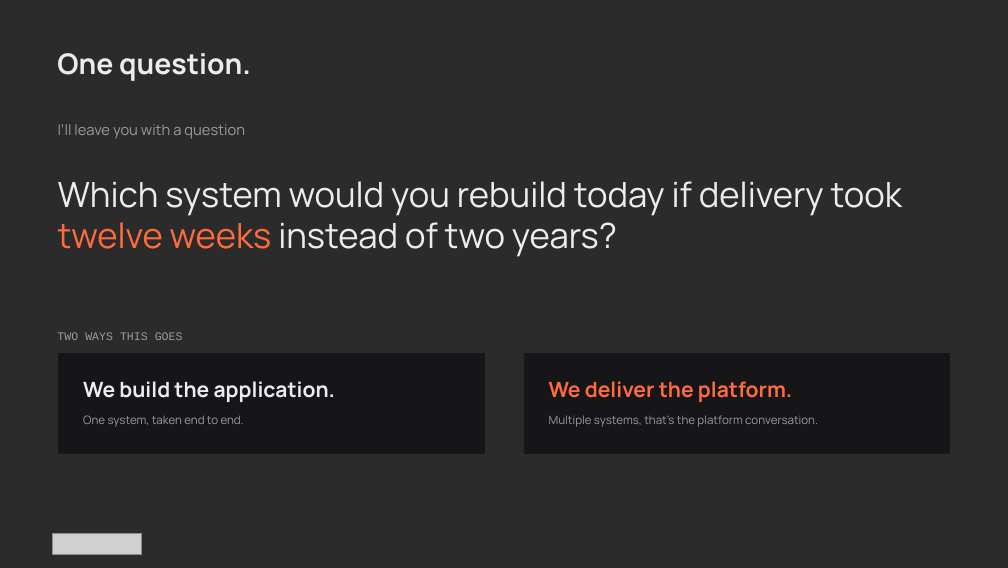
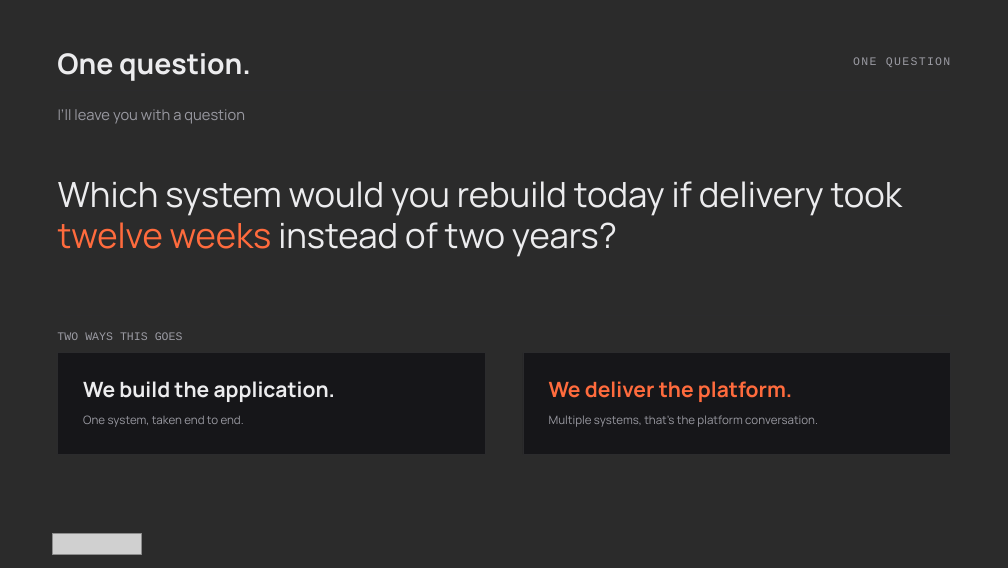
Before and after one commit to athenarunai-gif/Athena, a slide deck: slide 9 of decks/Pitch_Deck_AthenaRun_v4.5.pptx. Drawn at 1008x568 pixels with LibreOffice and Linux fonts; fonts in the diff are those of the drawing; grey boxes stand for pictures; background and template pictures are left out; a plain dark background stands for a picture behind light text. Boxes give left, top, right and bottom in pixels: in the first picture for what was removed or moved away, otherwise in the second. Text is boxed around its words. In the diff, an @@ line names an element or a change of style, - is before the commit and + after.

```diff
--- a/decks/Pitch_Deck_AthenaRun_v4.5.pptx
+++ b/decks/Pitch_Deck_AthenaRun_v4.5.pptx
@@ text added at box(853, 57, 950, 67), 11 pt, text #9A9AA2 @@
+ONE QUESTION
@@ text "I’ll leave you with a ...": place and size @@
-text "I’ll leave you with a ..." at box(58, 124, 245, 139)
+text "I’ll leave you with a ..." at box(58, 109, 245, 124)
```
Also in this commit, not shown: 3 other slides changed, 1 other file.
